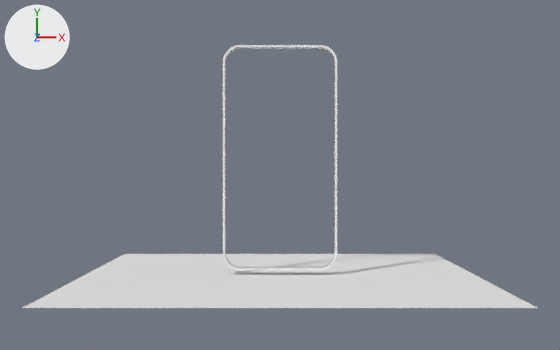
Two versions of the Blender file Projects/Apple iPhone 4/Apple iPhone 4 version 3.blend, one commit apart.
The view is the same before and after, from a 50 mm camera at (0.0, -7.0, 401.0) aimed at (0.0, -9.0, 0.0). The axes (+X, +Y, +Z) are drawn at upper left. The lights are the same throughout.

The older version as bpy lines, for what is in view:
```python
me_plane = bpy.data.meshes.new('Plane')
me_plane.from_pydata(...)  # 416 vertices, 416 faces; spans x -29.3..29.3, y -57.6..57.6, z -3.1..3.1
me_plane_001 = bpy.data.meshes.new('Plane.001')
me_plane_001.from_pydata([(100.0, 100.0, 0.0), (100.0, -100.0, 0.0), (-100.0, -100.0, 0.0), (-100.0, 100.0, 0.0)], [], [(0, 3, 2, 1)])
me_plane_001.materials.append(mat_floor)  # white #ffffff
ob_plane = bpy.data.objects.new('Plane', me_plane)
ob_plane.location = (0.0, 0.0, 0.0)
ob_plane_001 = bpy.data.objects.new('Plane.001', me_plane_001)
ob_plane_001.location = (0.0, -60.0, 0.0)
ob_plane_001.rotation_euler = (1.571, 0.0, 0.0)  # degrees (90, 0, 0)
```
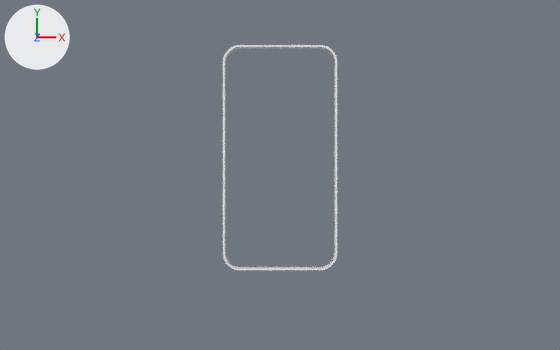
Commit message: Added holes in the metal band for the volume buttons

Edits to the bpy script that builds the scene:
```text
Change me_plane:
    used by ob_plane; location = (0.0, 0.0, 0.0)
    remove me_plane.from_pydata(...)  # 416 vertices, 416 faces; spans x -29.3..29.3, y -57.6..57.6, z -3.1..3.1
    add me_plane.from_pydata(...)  # 920 vertices, 1068 faces; spans x -29.3..29.3, y -57.6..57.6, z -3.1..3.1
    me_plane part 1: 206 kept faces spanning x -29.3..29.3, y -57.6..57.6, z -3.1..3.1 are now shaded flat
Change ob_plane_001:
    add ob_plane_001.hide_set(True)  # its collection is switched off
```

Where the change shows, as pixel boxes [x1, y1, x2, y2] in the pictures (560 x 350 px):
'Plane.001', hidden: before [23, 254, 537, 308]
part 1 of me_plane, shading changed: [225, 47, 335, 268] in both
